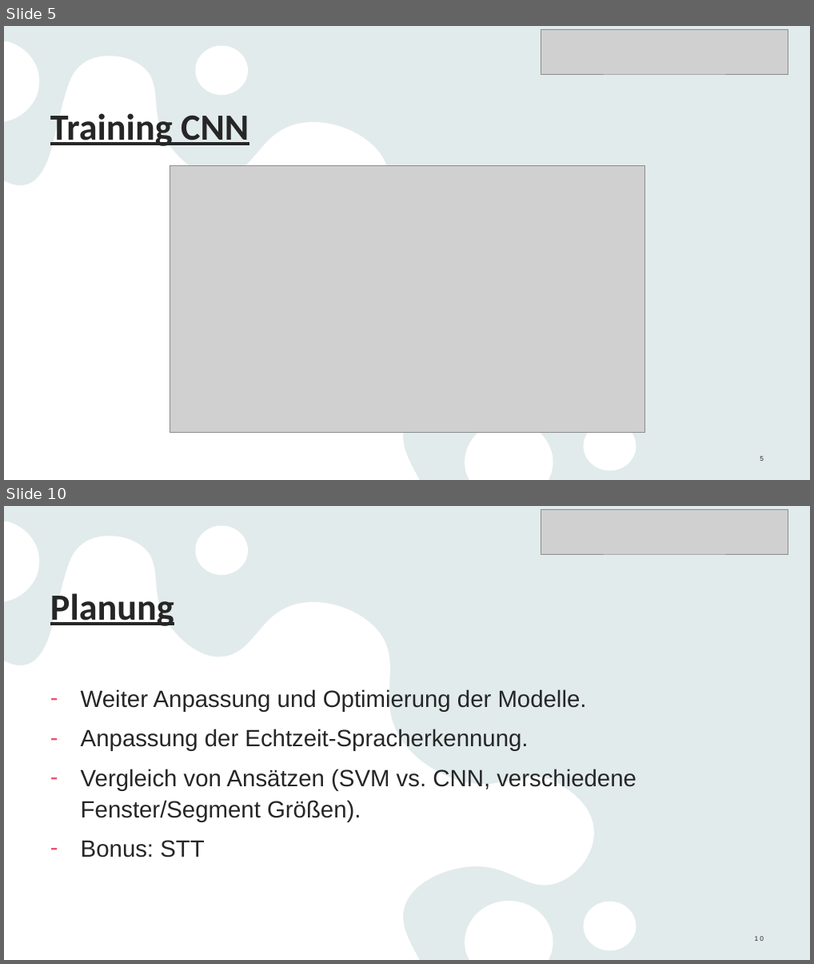
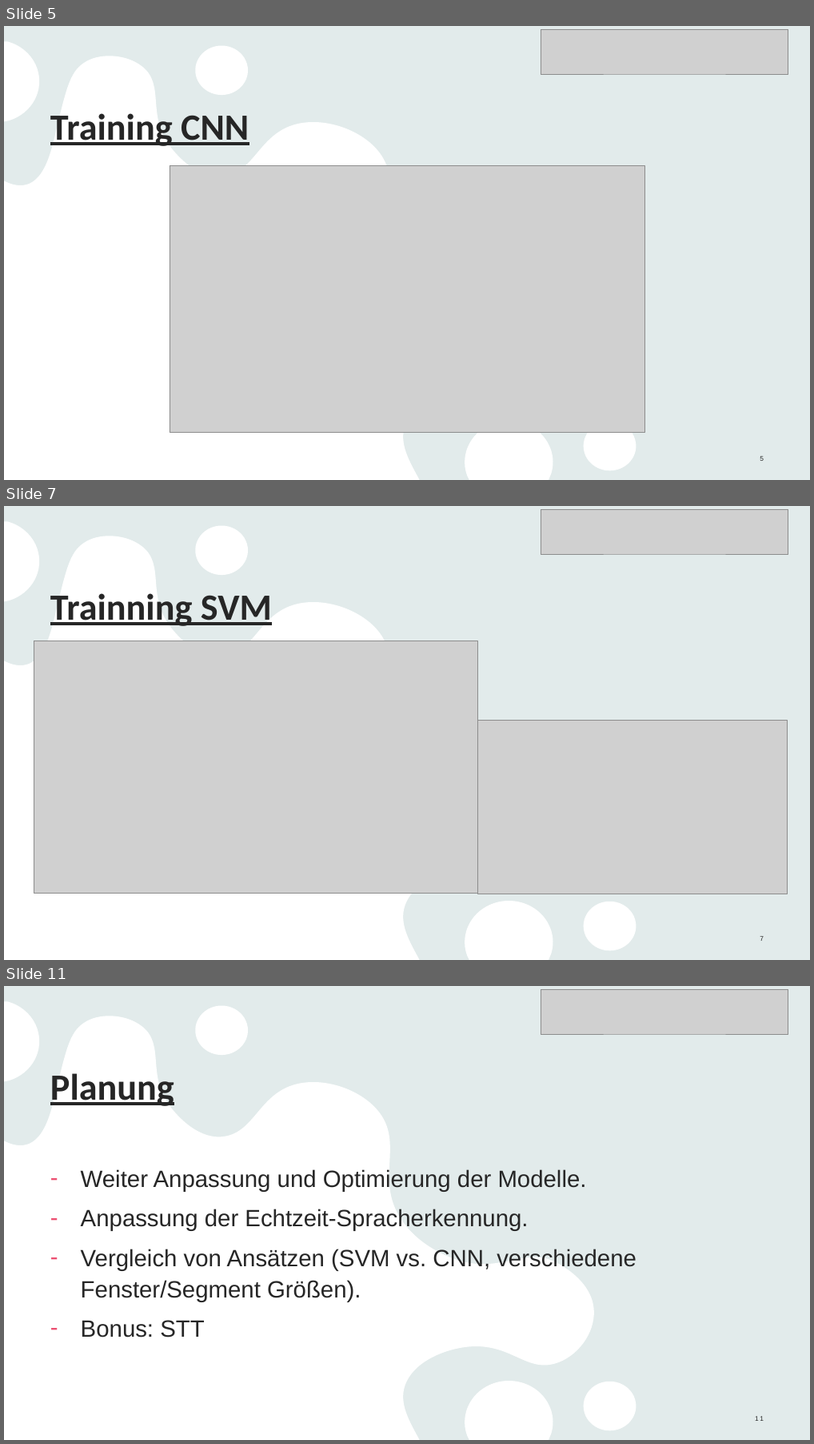
Before and after one commit to Linelle-7/Sprecherkennung-Deep-Learning-, a slide deck: VoiceRecognition_Zwischenstand .pptx. Shown one above the other, each under a label of ours: slides 5 and 10 before the commit, slides 5, 7 and 11 after it; the slides between them are not shown. The pictures are 814x964 and 814x1444 pixels, drawn with LibreOffice and Linux fonts; fonts in the diff are those of the drawing; grey boxes stand for pictures. Boxes give left, top, right and bottom in pixels: in the first picture for what was removed or moved away, otherwise in the second. Text is boxed around its words. In the diff, an @@ line names an element or a change of style, - is before the commit and + after.

```diff
--- a/VoiceRecognition_Zwischenstand .pptx
+++ b/VoiceRecognition_Zwischenstand .pptx
@@ slide 7 added at box(4, 506, 810, 960), background #E9F3F3; not listed: 2 template elements that a slide beside it also shows @@
@@ picture added at box(542, 509, 790, 554) @@
@@ title added at box(50, 593, 272, 626), 44 pt, text #262626, bold, underline @@
+Trainning SVM
@@ picture added at box(34, 641, 478, 892) @@
@@ picture added at box(478, 720, 787, 894) @@
@@ page number added at box(760, 936, 764, 940), 8 pt, text #262626 @@
+7
@@ what was slide 10 is now slide 11 @@
@@ page number at box(755, 1416, 764, 1420): text changed @@
-10
+11
```
Also in this commit, not shown: 3 slides changed, 1 other slide added, 1 slide removed, 30 other files.
